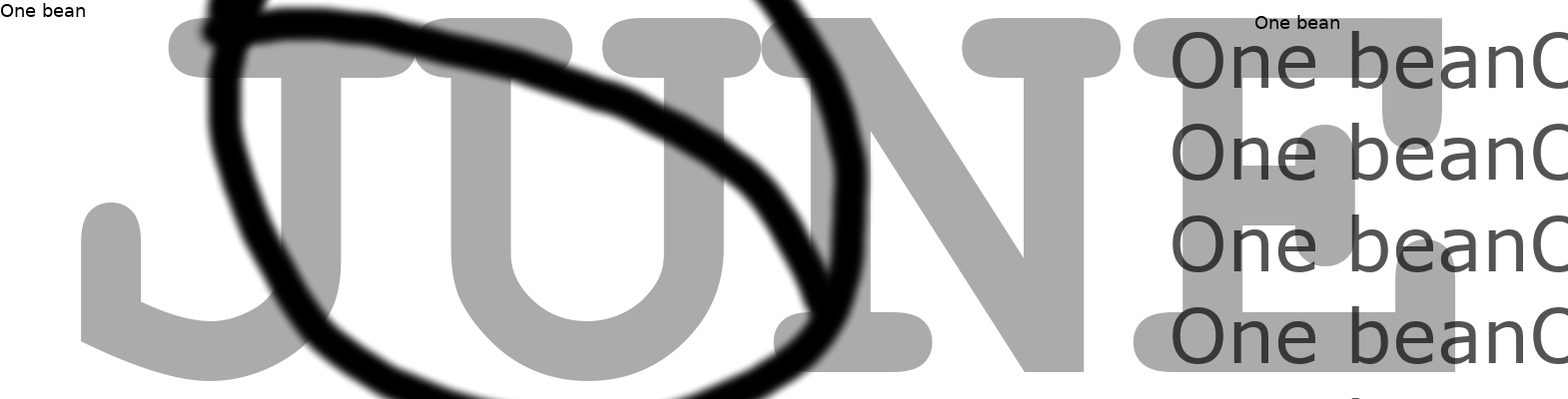
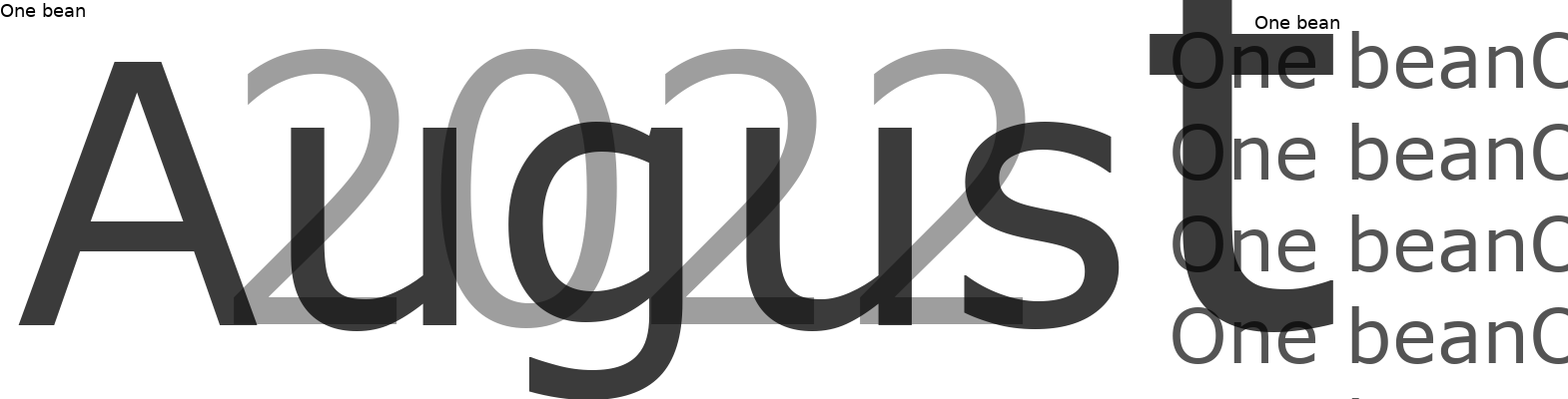
Revision of a layered 1568px x 399px image; what changed, layer by layer:
removed layer "JUNE" (was 33%) over [80, 17, 1457, 382]
added layer "Augustu" (77%) above "圖層 #1" over [17, 0, 1334, 399]
added layer "2022" (38%) above "圖層" over [233, 48, 1026, 329]
painted on "圖層" over [189, 0, 875, 399]
